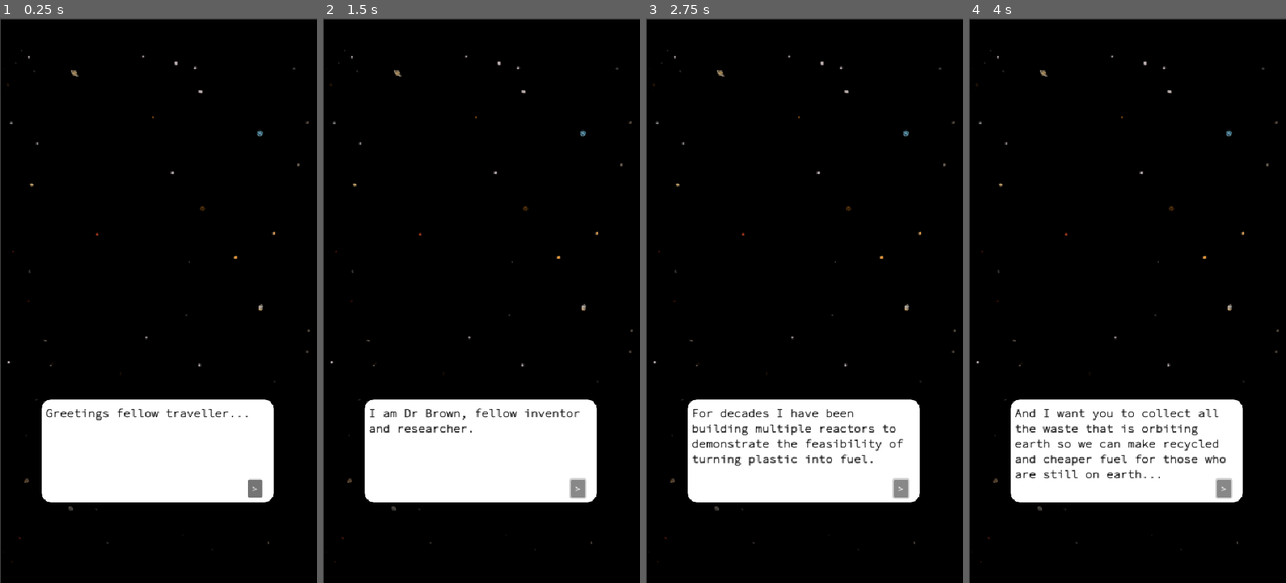
Above: before the commit, frames 1-4 (left to right).
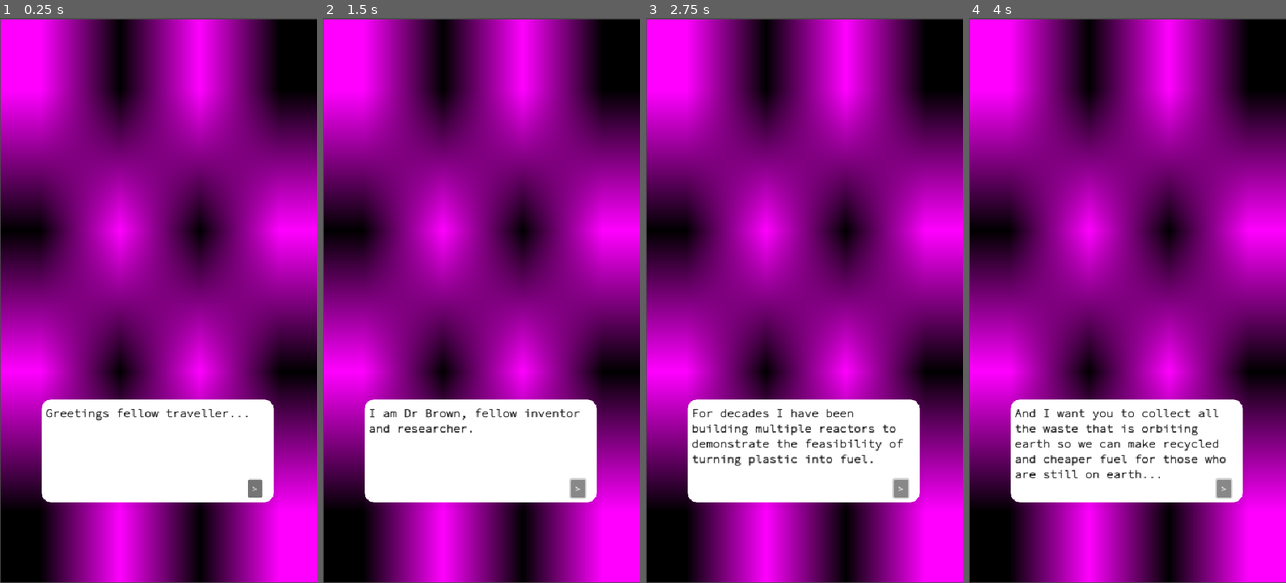
Above: after the commit, the same moments.

Repository: patsygibson/the_space_waste_game
Game: Godot game, scene res://scenes/locations/intro_scene.tscn
Same seed, same stepped clock (60 frames per second), same inputs: the game is played once before the commit and once after it.
Inputs:
- Up to frame 1 (0.25 s): no input
- Up to frame 2 (1.5 s): click ">" at 0.5 s; tap Enter at 1.25 s; hold Right (move_right) from 1.28 s (still down); tap W (shield_activation) at 1.35 s
- Up to frame 3 (2.75 s): tap R (reset) at 2 s; release Right (move_right) at 2.03 s; hold Down (move_down) from 2.03 s (still down); tap Space (shoot) at 2.1 s
- Up to frame 4 (4 s): tap R (reset) at 2.75, 3.5 s; release Down (move_down) at 2.78 s; hold Right (move_right) 2.78-3.53 s; tap W (shield_activation) at 2.85 s; hold Up (move_up) from 3.53 s (still down); tap Space (shoot) at 3.6 s

The runs differ from the first frame. In frame 1, 79% of the frame differs, in the area x 0-100%, y 0-100%; in frame 2, 79%; in frame 3, 79%; in frame 4, 79%.

Commit message:
BUGGIES
I think the bug might be that it's because there's another fade transition with another the exact same name and that it was calling that. So I renamed it, however it seems that the icons aren't disappearing and I think it's fade in and out behind the Icon even though I've added to my code $CanvasLayer/NPCIcon.hide() and ColleagueIcon.show()

Diff:
--- a/scenes/locations/intro_scene.tscn
+++ b/scenes/locations/intro_scene.tscn
@@ -10,7 +10,7 @@
 tracks/0/type = "value"
 tracks/0/imported = false
 tracks/0/enabled = true
-tracks/0/path = NodePath("CanvasLayer/Fade_transition:color")
+tracks/0/path = NodePath("CanvasLayer/Fade_transition2:color")
 tracks/0/interp = 1
 tracks/0/loop_wrap = true
 tracks/0/keys = {
@@ -25,7 +25,7 @@
 tracks/0/type = "value"
 tracks/0/imported = false
 tracks/0/enabled = true
-tracks/0/path = NodePath("CanvasLayer/Fade_transition:color")
+tracks/0/path = NodePath("CanvasLayer/Fade_transition2:color")
 tracks/0/interp = 1
 tracks/0/loop_wrap = true
 tracks/0/keys = {
@@ -40,7 +40,7 @@
 tracks/0/type = "value"
 tracks/0/imported = false
 tracks/0/enabled = true
-tracks/0/path = NodePath("CanvasLayer/Fade_transition:color")
+tracks/0/path = NodePath("CanvasLayer/Fade_transition2:color")
 tracks/0/interp = 1
 tracks/0/loop_wrap = true
 tracks/0/keys = {
@@ -72,15 +72,15 @@
 
 [node name="CanvasLayer" type="CanvasLayer" parent="." unique_id=246114297]
 
-[node name="Fade_transition" parent="CanvasLayer" unique_id=709684755 instance=ExtResource("2_l3u2p")]
+[node name="Fade_transition2" parent="CanvasLayer" unique_id=709684755 instance=ExtResource("2_l3u2p")]
 visible = false
 color = Color(0, 0, 0, 0)
 
-[node name="AnimationPlayer2" type="AnimationPlayer" parent="CanvasLayer/Fade_transition" unique_id=224102279]
+[node name="AnimationPlayer2" type="AnimationPlayer" parent="CanvasLayer/Fade_transition2" unique_id=224102279]
 root_node = NodePath("../../..")
 libraries/ = SubResource("AnimationLibrary_0gpk1")
 
-[node name="Fade_timer" type="Timer" parent="CanvasLayer/Fade_transition" unique_id=2117995129]
+[node name="Fade_timer" type="Timer" parent="CanvasLayer/Fade_transition2" unique_id=2117995129]
 
 [node name="NPCIcon" type="TextureRect" parent="CanvasLayer" unique_id=1385483940]
 offset_left = 1.0
@@ -90,6 +90,7 @@
 texture = SubResource("PlaceholderTexture2D_km2l0")
 
 [node name="ColleagueIcon" type="TextureRect" parent="CanvasLayer" unique_id=806873157]
+visible = false
 offset_left = 1.0
 offset_top = 3.0
 offset_right = 544.0
@@ -141,5 +142,5 @@
 
 [node name="DialogueContainer" type="Node2D" parent="." unique_id=1357195945]
 
-[connection signal="animation_finished" from="CanvasLayer/Fade_transition/AnimationPlayer2" to="." method="_on_animation_player_2_animation_finished"]
+[connection signal="animation_finished" from="CanvasLayer/Fade_transition2/AnimationPlayer2" to="." method="_on_animation_player_2_animation_finished"]
 [connection signal="pressed" from="CanvasLayer/DialogueBox/NextButton" to="." method="_on_next_button_pressed"]
--- a/scripts/locations/intro_scene.gd
+++ b/scripts/locations/intro_scene.gd
@@ -59,7 +59,9 @@
 
 # Begin the fade transition between characters
 func start_character_transition() -> void:
-	$CanvasLayer/Fade_transition/AnimationPlayer2.play("Fade_in")
+	$CanvasLayer/Fade_transition2.show()
+	$CanvasLayer/Fade_transition2/Fade_timer.start()
+	$CanvasLayer/Fade_transition2/AnimationPlayer2.play("Fade_in")
 
 
 # Called when an animation finishes
@@ -71,4 +73,4 @@
 	current_section = 1
 	current_index = 0
 	show_dialogue(current_index)
-	$CanvasLayer/Fade_transition/AnimationPlayer2.play("Fadou_out")
+	$CanvasLayer/Fade_transition2/AnimationPlayer2.play("Fadou_out")
